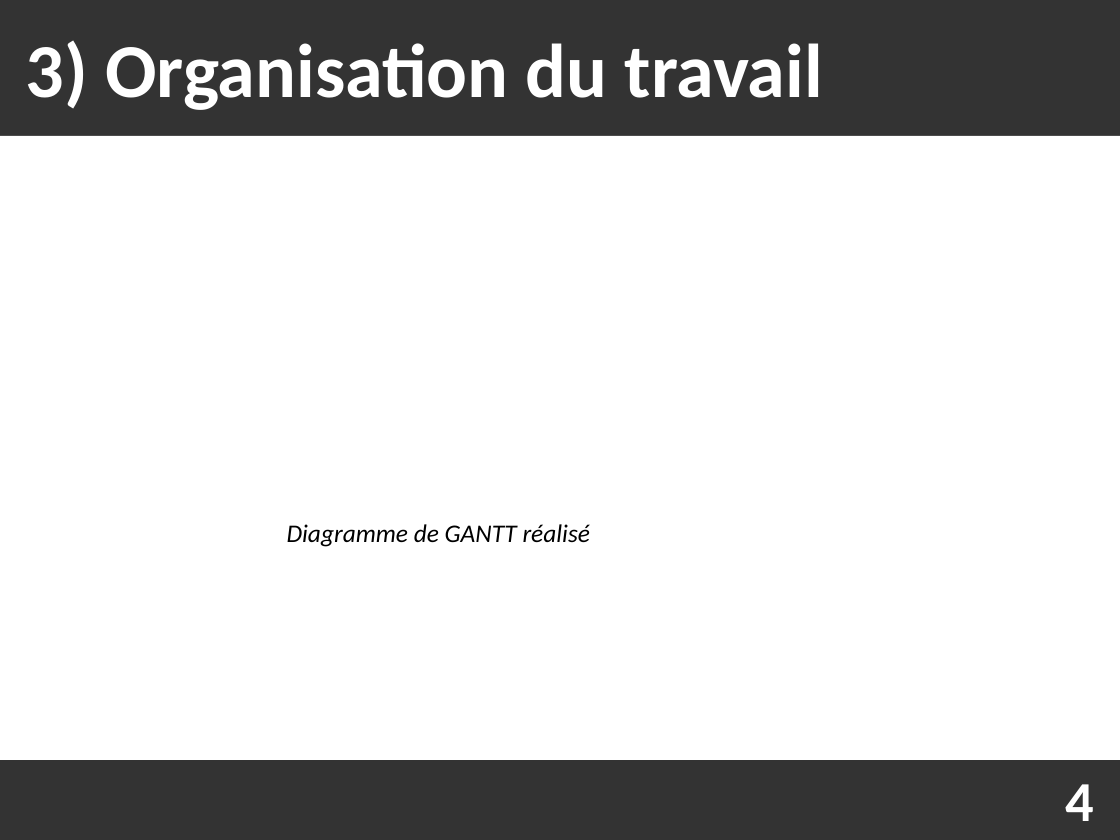
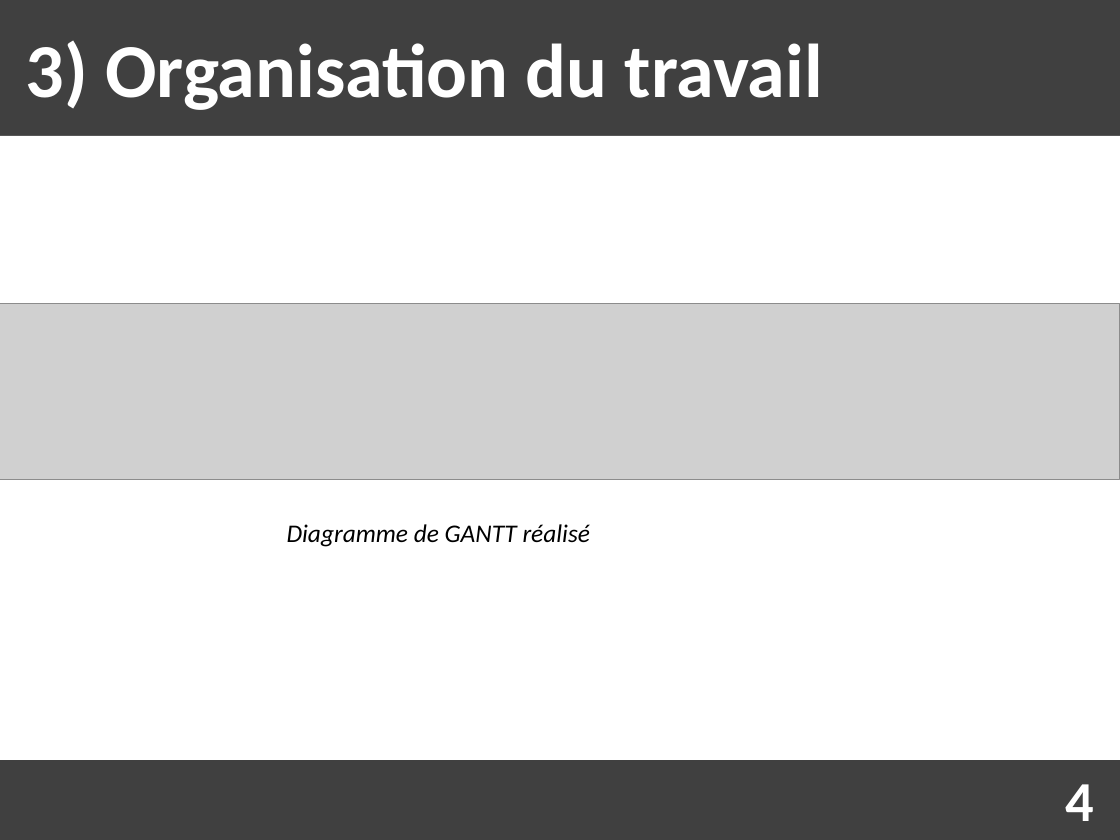
Before and after one commit to Fabou58/PROJET_5, a slide deck: slide 6 of soutenance/soutenance.odp. Drawn at 1120x840 pixels with LibreOffice and Linux fonts; fonts in the diff are those of the drawing; grey boxes stand for pictures. Boxes give left, top, right and bottom in pixels: in the first picture for what was removed or moved away, otherwise in the second. Text is boxed around its words. In the diff, an @@ line names an element or a change of style, - is before the commit and + after.

```diff
--- a/soutenance/soutenance.odp
+++ b/soutenance/soutenance.odp
@@ background #333333 to #404040 @@
@@ picture added at (0,304,1120,480) @@
```
Also in this commit, not shown: 10 other slides changed, 1 slide added, 1 slide removed, 1 other file.
